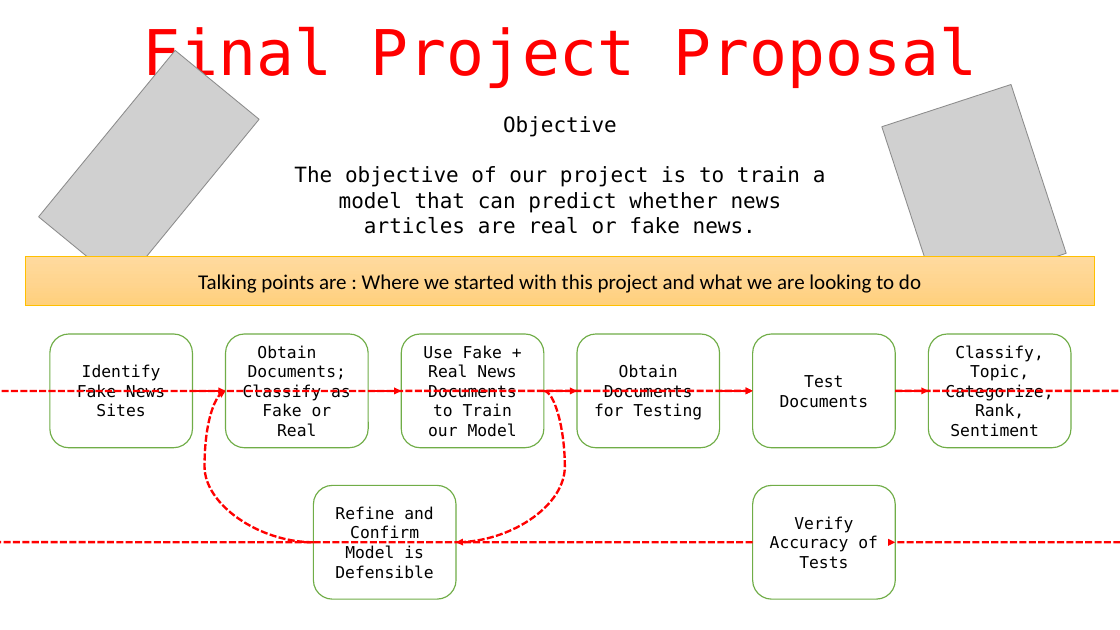
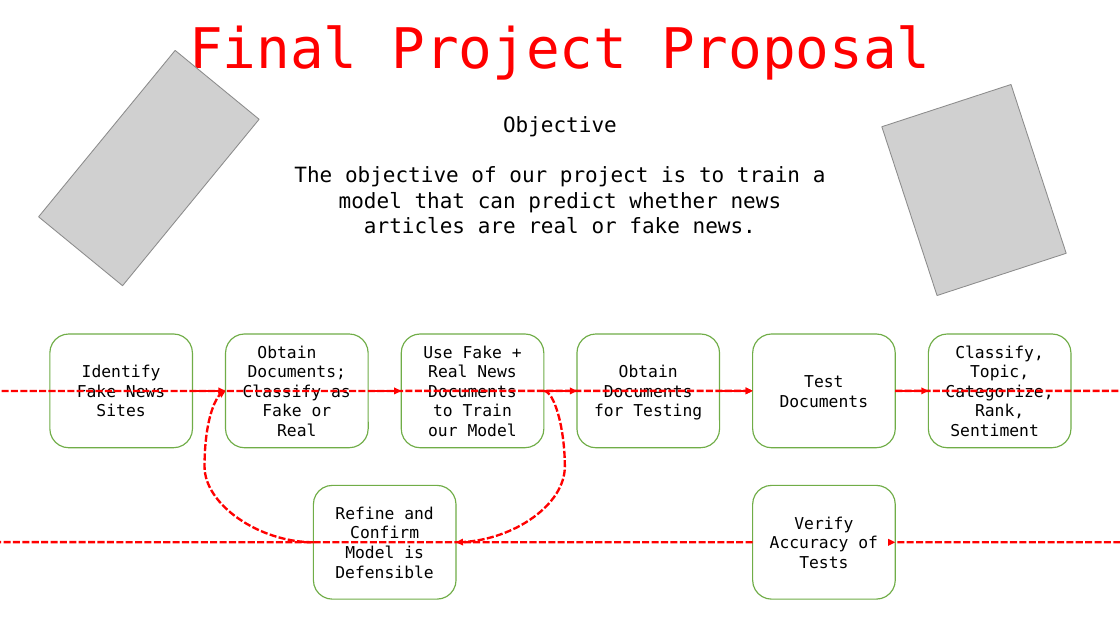
Before and after one commit to richpatanalytics/FakeNewsAnalysis, a slide deck: slide 2 of FakeNewsProjectPresentation.pptx. Drawn at 1120x630 pixels with LibreOffice and Linux fonts; fonts in the diff are those of the drawing; grey boxes stand for pictures. Boxes give left, top, right and bottom in pixels: in the first picture for what was removed or moved away, otherwise in the second. Text is boxed around its words. In the diff, an @@ line names an element or a change of style, - is before the commit and + after.

Commit message:
Final Project Presentation
Final Project Presentation

```diff
--- a/FakeNewsProjectPresentation.pptx
+++ b/FakeNewsProjectPresentation.pptx
@@ text "Final Project Proposal" at (189,25,931,79): size 54 to 48 pt @@
@@ rectangle removed at (25,256,1095,305) @@
-Talking points are : Where we started with this project and what we are looking to do
```
Also in this commit, not shown: 7 other slides changed, 4 slides added, 6 slides removed.
